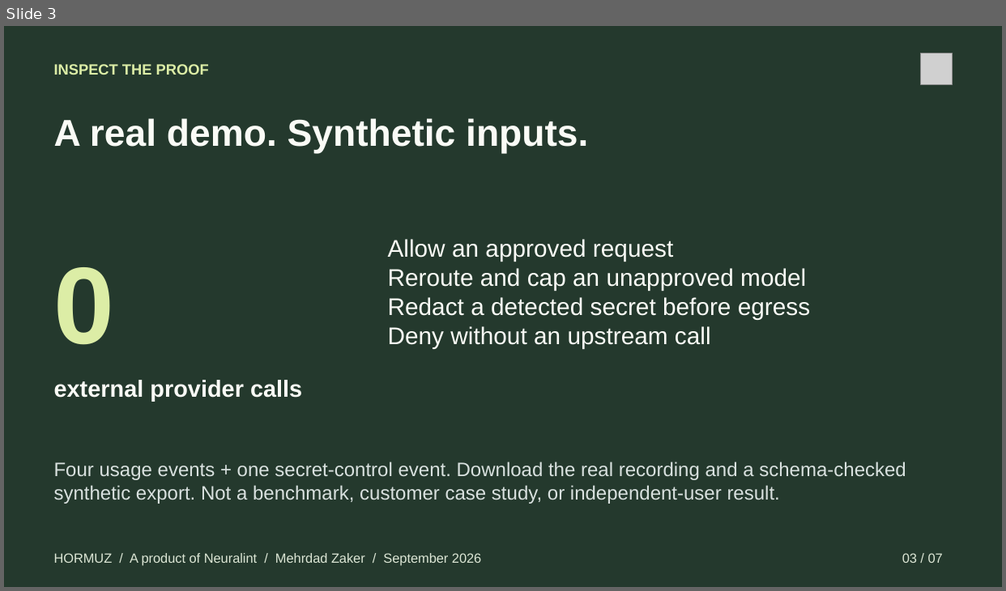
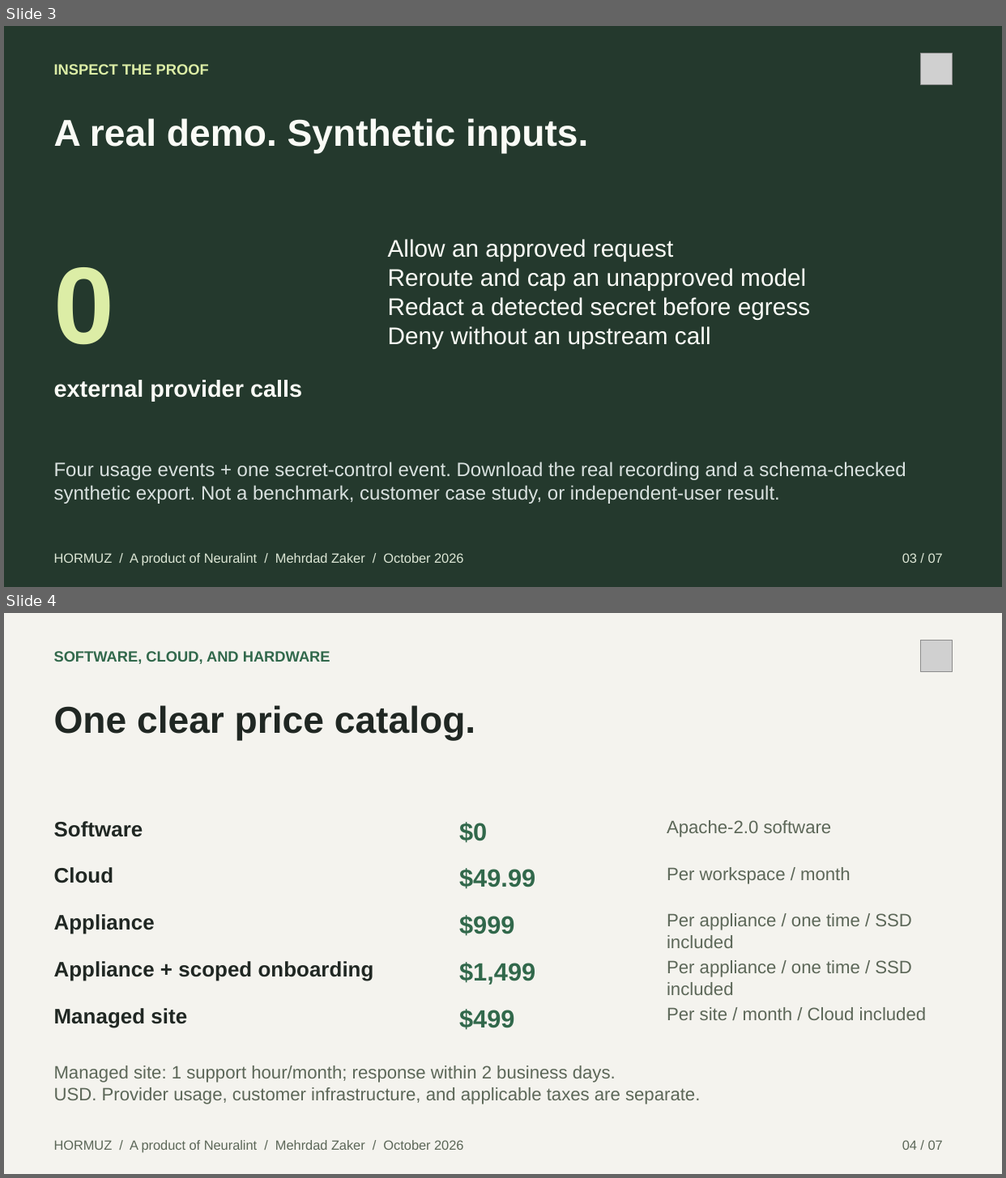
Before and after one commit to Xpounder-com/hormuz, a slide deck: website/public/downloads/hormuz-buyer-briefing.pptx. Shown one above the other, each under a label of ours: slide 3 before the commit, slides 3 and 4 after it. The pictures are 1006x591 and 1006x1178 pixels, drawn with LibreOffice and Linux fonts; fonts in the diff are those of the drawing; grey boxes stand for pictures. Boxes give left, top, right and bottom in pixels: in the first picture for what was removed or moved away, otherwise in the second. Text is boxed around its words. In the diff, an @@ line names an element or a change of style, - is before the commit and + after.

Commit message:
Make every Hormuz paid offer payable through the website

```diff
--- a/website/public/downloads/hormuz-buyer-briefing.pptx
+++ b/website/public/downloads/hormuz-buyer-briefing.pptx
@@ slide 4 added at [4,613,1002,1174], background #F4F3EE @@
@@ text added at [54,651,330,664], 14.2 pt, text #31684B, bold @@
+SOFTWARE, CLOUD, AND HARDWARE
@@ picture added at [921,640,953,671] @@
@@ text added at [54,705,475,740], 36 pt, text #202723, bold @@
+One clear price catalog.
@@ text added at [54,821,143,837], 20.2 pt, text #202723, bold @@
+Software
@@ text added at [459,822,487,843], 24 pt, text #31684B, bold @@
+$0
@@ text added at [667,820,832,837], 17.2 pt, text #5C6758 @@
+Apache-2.0 software
@@ text added at [54,867,114,884], 20.2 pt, text #202723, bold @@
+Cloud
@@ text added at [459,868,535,889], 24 pt, text #31684B, bold @@
+$49.99
@@ text added at [667,867,850,884], 17.2 pt, text #5C6758 @@
+Per workspace / month
@@ text added at [54,914,155,935], 20.2 pt, text #202723, bold @@
+Appliance
@@ text added at [459,915,514,936], 24 pt, text #31684B, bold @@
+$999
@@ text added at [667,914,912,948], 17.2 pt, text #5C6758 @@
+Per appliance / one time / SSD included
@@ text added at [54,961,374,982], 20.2 pt, text #202723, bold @@
+Appliance + scoped onboarding
@@ text added at [459,962,535,985], 24 pt, text #31684B, bold @@
+$1,499
@@ text added at [667,960,912,995], 17.2 pt, text #5C6758 @@
+Per appliance / one time / SSD included
@@ text added at [54,1008,187,1029], 20.2 pt, text #202723, bold @@
+Managed site
@@ text added at [459,1009,514,1030], 24 pt, text #31684B, bold @@
+$499
@@ text added at [667,1007,927,1020], 17.2 pt, text #5C6758 @@
+Per site / month / Cloud included
@@ text added at [54,1066,700,1105], 17.2 pt, text #5C6758 @@
+Managed site: 1 support hour/month; response within 2 business days.
+USD. Provider usage, customer infrastructure, and applicable taxes are separate.
@@ text added at [54,1140,463,1152], 12.8 pt, text #5C6758 @@
+HORMUZ / A product of Neuralint / Mehrdad Zaker / October 2026
@@ text added at [902,1140,943,1150], 12.8 pt, text #5C6758 @@
+04 / 07
@@ slide 3 changed as well @@
@@ text at [54,553,463,565]: text changed @@
-HORMUZ / A product of Neuralint / Mehrdad Zaker / September 2026
+HORMUZ / A product of Neuralint / Mehrdad Zaker / October 2026
```
Also in this commit, not shown: 5 other slides changed, 1 slide removed, 45 other files.
